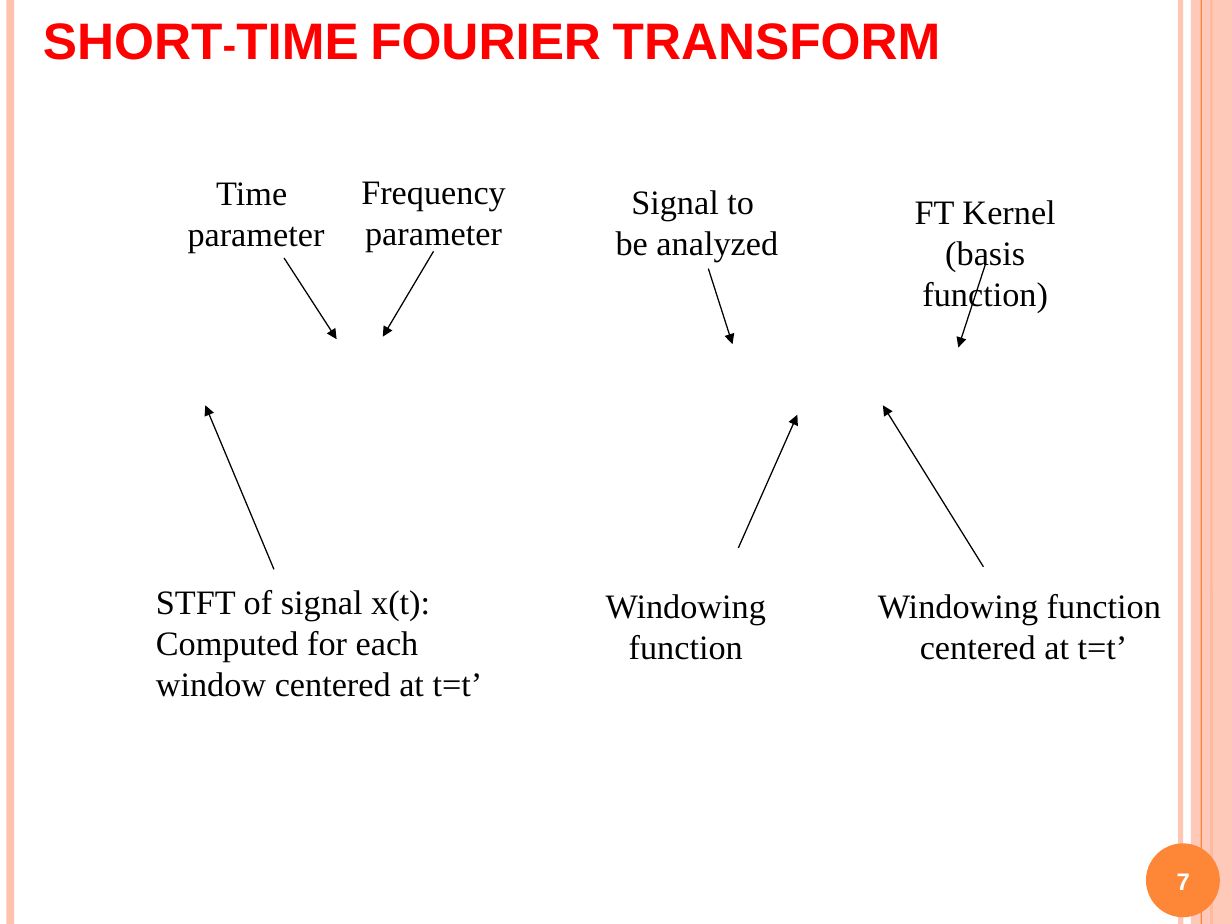
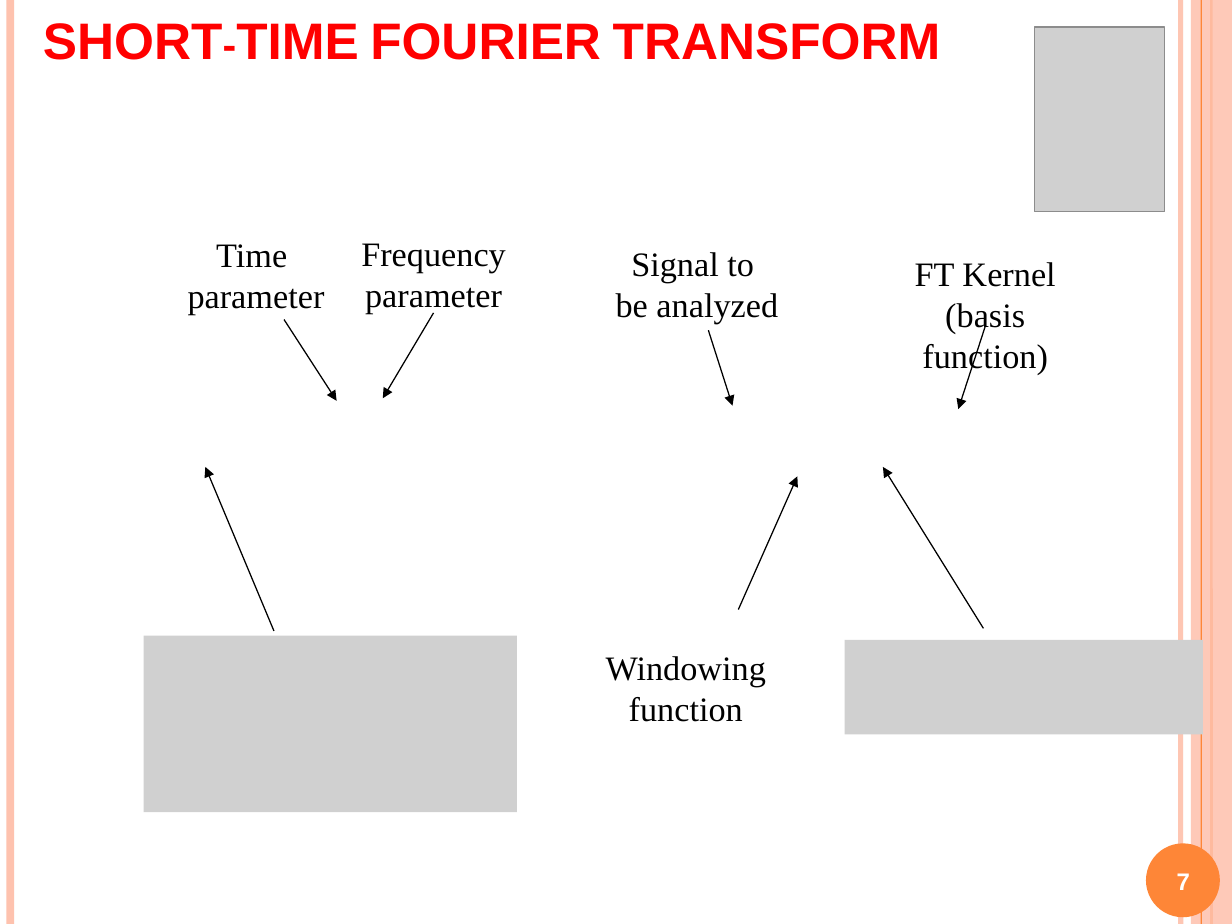
Before and after one commit to Alex7Huynh/dip-g9, a slide deck: slide 7 of 6. PPT/Wavelet transform.pptx. Drawn at 1232x924 pixels with LibreOffice and Linux fonts; fonts in the diff are those of the drawing; grey boxes stand for pictures. Boxes give left, top, right and bottom in pixels: in the first picture for what was removed or moved away, otherwise in the second. Text is boxed around its words. In the diff, an @@ line names an element or a change of style, - is before the commit and + after.

```diff
--- a/6. PPT/Wavelet transform.pptx
+++ b/6. PPT/Wavelet transform.pptx
@@ picture added at bbox=[1034, 27, 1164, 212] @@
@@ 7 arrows, 5 texts: place and size @@
-7 arrows, 5 texts at bbox=[188, 181, 1055, 660]
+7 arrows, 5 texts at bbox=[188, 243, 1055, 722]
@@ text removed at bbox=[156, 590, 483, 697] @@
-STFT of signal x(t):
-Computed for each
-window centered at t=t’
@@ text removed at bbox=[878, 594, 1161, 660] @@
-Windowing function
-centered at t=t’
@@ picture added at bbox=[144, 636, 517, 812] @@
@@ picture added at bbox=[845, 639, 1204, 734] @@
```
Also in this commit, not shown: 21 other slides changed, 27 slides added, 4 slides removed.
